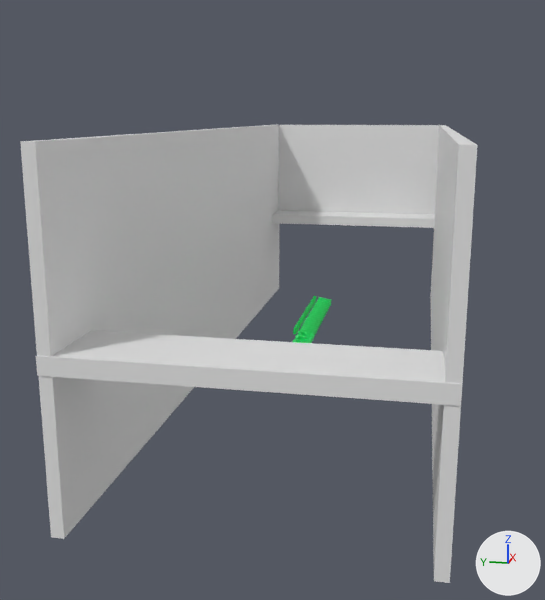
An edit to the glTF model src/objects/level6.glb, drawn before and after from the same camera.
Camera for both pictures: a 50 mm camera at (-62.8, -12.0, 16.9) aimed at (25.8, 5.7, -5.3). Arrows for +X, +Y and +Z are at lower right; the lights stay in place. Where no turn or scale is listed for an object, it has been applied to the vertices. Vertices at the same position are counted once.

The scene before the commit, as lines of its bpy script (objects in view):
```python
me_cube_003 = bpy.data.meshes.new('Cube.003')
me_cube_003.from_pydata(...)  # a box spanning x 13.9..14.9, y -14.9..14.9, z -1.0..15.1
me_cube_003.materials.append(mat_material)  # white #e7e7e7
me_cube_004 = bpy.data.meshes.new('Cube.004')
me_cube_004.from_pydata(...)  # a box spanning x -15.0..-8.0, y -15.0..15.0, z -1.6..-0.1
me_cube_004.materials.append(mat_material)  # white #e7e7e7
me_text = bpy.data.meshes.new('Text')
me_text.from_pydata(...)  # 3392 vertices, 6628 faces; spans x -12.8..13.0, y 13.8..16.7, z 2.0..3.3
me_text.materials.append(mat_material_001)  # green #00e763
ob_cube_002 = bpy.data.objects.new('Cube.002', me_cube_003)
ob_cube_002.location = (58.2, 0.0, 0.0)
ob_cube_003 = bpy.data.objects.new('Cube.003', me_cube_004)
ob_cube_003.location = (0.0, 0.0, 0.0)
ob_text_x = bpy.data.objects.new('Text_X', me_text)
ob_text_x.location = (24.3, -14.1, -10.6)
# also in view: 'Cube.001' at (29.1, 14.4, 0.2); 'Cube' at (69.7, 0.0, -0.8); 'Cube.004' at (29.1, -14.5, 0.2)
```
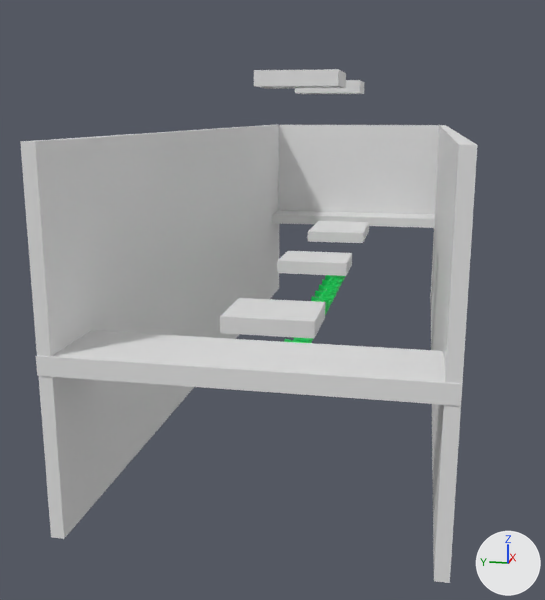
Commit message: added new level!

Where the newer file only moved an object's origin or applied its transform, the numbers keep the older frame.

Changed parts and their boxes [x1, y1, x2, y2] in the pictures (545 x 600 px; the box of a moved part takes in the faces that stretch with it):
'Cube.005', added: after [220, 298, 325, 339]
'Cube.006', added: after [254, 69, 346, 89]
'Cube.009', added: after [277, 251, 352, 276]
'Text_X', reshaped, moved: before [293, 296, 332, 343]; after [284, 275, 345, 343]
'Cube.008', added: after [308, 221, 369, 243]
'Cube.007', added: after [295, 80, 364, 94]
part 1 of me_text, moved or reshaped (not visible afterwards): before [297, 331, 314, 343]
part 2 of me_text, moved or reshaped (not visible afterwards): before [295, 335, 312, 343]
part 3 of me_text, moved or reshaped (not visible afterwards): before [293, 339, 310, 343]
part 4 of me_text, added: after [324, 288, 337, 297]
part 5 of me_text, added: after [320, 294, 334, 302]
part 6 of me_text, deleted (green): before [293, 296, 332, 336]
part 7 of me_text, added (green): after [284, 275, 344, 343]

The change, as a diff of the scene's bpy script:
```diff
--- a/src/objects/level6.glb.py
+++ b/src/objects/level6.glb.py
@@ me_text @@
-me_text.from_pydata(...)  # 3392 vertices, 6628 faces; spans x -12.8..13.0, y 13.8..16.7, z 2.0..3.3
+me_text.from_pydata(...)  # 6030 vertices, 12004 faces; spans x 11.5..62.3, y -1.7..1.2, z -0.7..0.6
+# me_text part 1: the loose piece of 348 vertices spanning x -5.0..-3.4, y 13.8..15.8, z 2.0..3.2 is moved by (65.7, -15.5, -2.7)
+# me_text part 2: the loose piece of 348 vertices spanning x -6.7..-5.1, y 13.8..15.8, z 2.0..3.2 is moved by (63.7, -15.5, -2.7)
+# me_text part 3: the loose piece of 348 vertices spanning x -8.4..-6.9, y 13.8..15.8, z 2.0..3.2 is moved by (61.7, -15.5, -2.7)
+# me_text part 4: the loose piece of 348 vertices spanning x -5.0..-3.4, y 13.8..15.8, z 2.0..3.2 is copied, and the copy is moved by (47.2, -15.5, -2.7); it spans x 42.2..43.7, y -1.7..0.3, z -0.7..0.4
+# me_text part 5: the loose piece of 348 vertices spanning x -5.0..-3.4, y 13.8..15.8, z 2.0..3.2 is copied, and the copy is moved by (43.5, -15.5, -2.7); it spans x 38.5..40.0, y -1.7..0.3, z -0.7..0.4
+# me_text part 6: 38 loose pieces with 1976 vertices, spanning x -3.1..13.0, y 13.8..16.5, z 2.1..3.3, are deleted
+# me_text part 7: 1482 vertices added at x 16.1..60.4, y -1.6..1.2, z -0.7..0.6
 me_text.materials.append(mat_material_001)
@@ ob_text_x @@
 ob_text_x = bpy.data.objects.new('Text_X', me_text)
-ob_text_x.location = (24.3, -14.1, -10.6)
+ob_text_x.location = (0.0, 1.4, -7.9)
@@ ob_cube_009 @@
+ob_cube_009 = bpy.data.objects.new('Cube.009', me_cube_011)  # a box spanning x 24.4..31.4, y -3.43..4.83, z -1.59..-0.09; in mat_material_008 (white #e7e7e7)
+ob_cube_009.location = (0.0, 0.0, 0.0)
@@ ob_cube_008 @@
+ob_cube_008 = bpy.data.objects.new('Cube.008', me_cube_010)  # a box spanning x 48.14..60.22, y -3.43..4.83, z -1.59..-0.09; in mat_material_007 (white #e7e7e7)
+ob_cube_008.location = (0.0, 0.0, 0.0)
@@ ob_cube_007 @@
+ob_cube_007 = bpy.data.objects.new('Cube.007', me_cube_009)  # a box spanning x 35.86..42.86, y -3.43..4.83, z 19.53..21.03; in mat_material_006 (white #e7e7e7)
+ob_cube_007.location = (0.0, 0.0, 0.0)
@@ ob_cube_006 @@
+ob_cube_006 = bpy.data.objects.new('Cube.006', me_cube_008)  # a box spanning x 12.13..19.13, y -3.43..4.83, z 19.53..21.03; in mat_material_005 (white #e7e7e7)
+ob_cube_006.location = (0.0, 0.0, 0.0)
@@ ob_cube_005 @@
+ob_cube_005 = bpy.data.objects.new('Cube.005', me_cube_007)  # a box spanning x -1.75..5.25, y -3.43..4.83, z -1.59..-0.09; in mat_material_004 (white #e7e7e7)
+ob_cube_005.location = (0.0, 0.0, 0.0)
```
